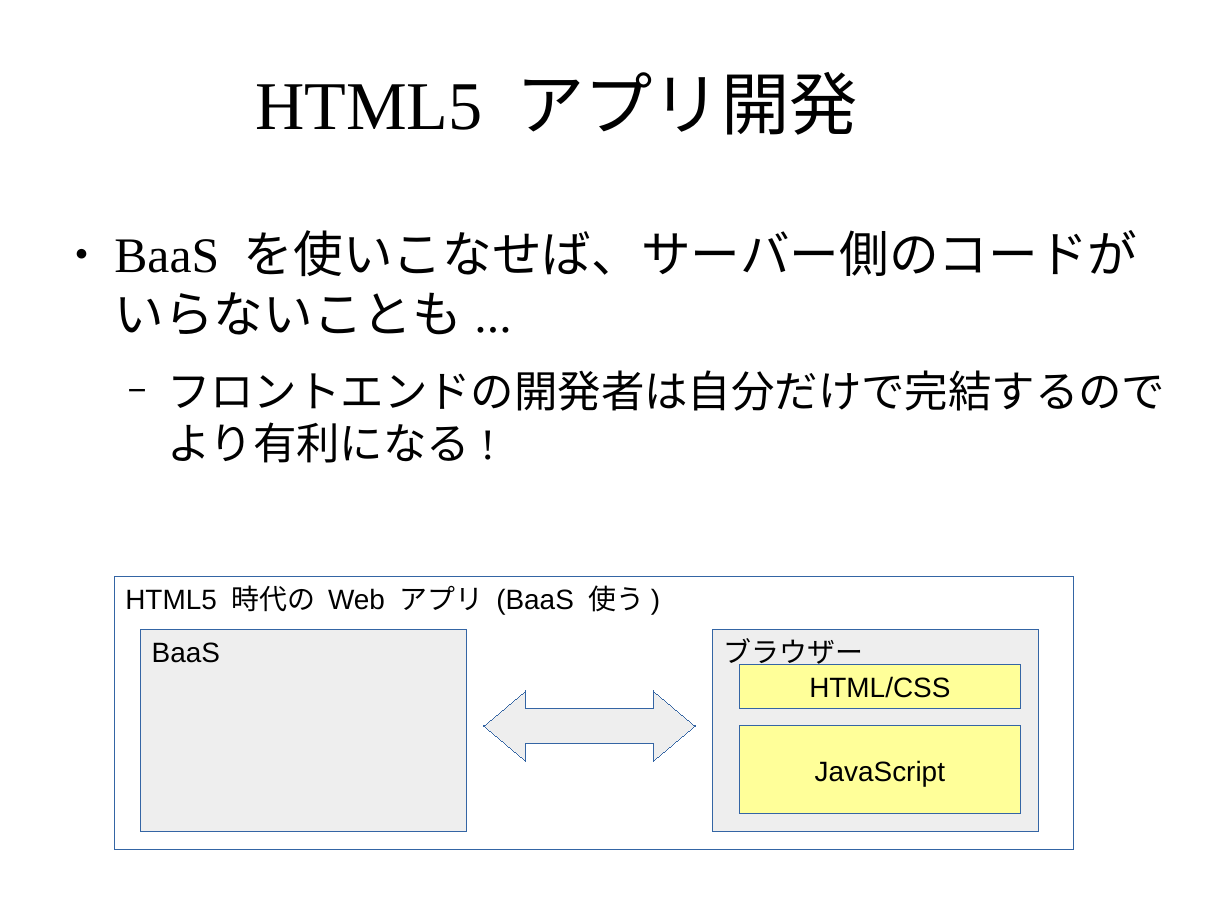
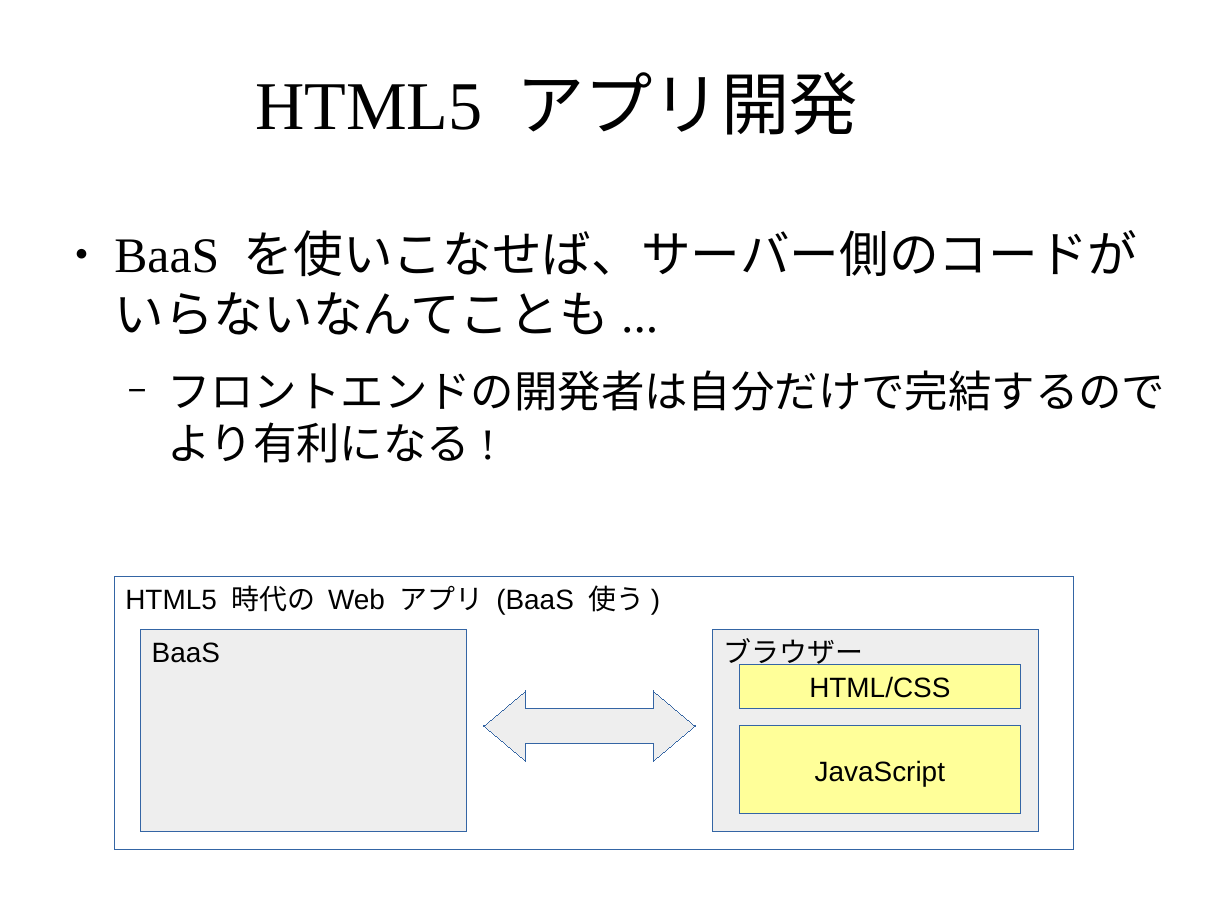
Before and after one commit to masakura/slides, a slide deck: slide 4 of html5jk#1/slide2.odp. Drawn at 1232x924 pixels with LibreOffice and Linux fonts; fonts in the diff are those of the drawing; background and template pictures are left out. Boxes give left, top, right and bottom in pixels: in the first picture for what was removed or moved away, otherwise in the second. Text is boxed around its words. In the diff, an @@ line names an element or a change of style, - is before the commit and + after.

```diff
--- a/html5jk#1/slide2.odp
+++ b/html5jk#1/slide2.odp
@@ text at (114, 230, 1138, 335): text changed @@
-● BaaS を使いこなせば、サーバー側のコードがいらないことも...
+● BaaS を使いこなせば、サーバー側のコードがいらないなんてことも...
```
Also in this commit, not shown: 4 other slides changed, 19 slides added.
